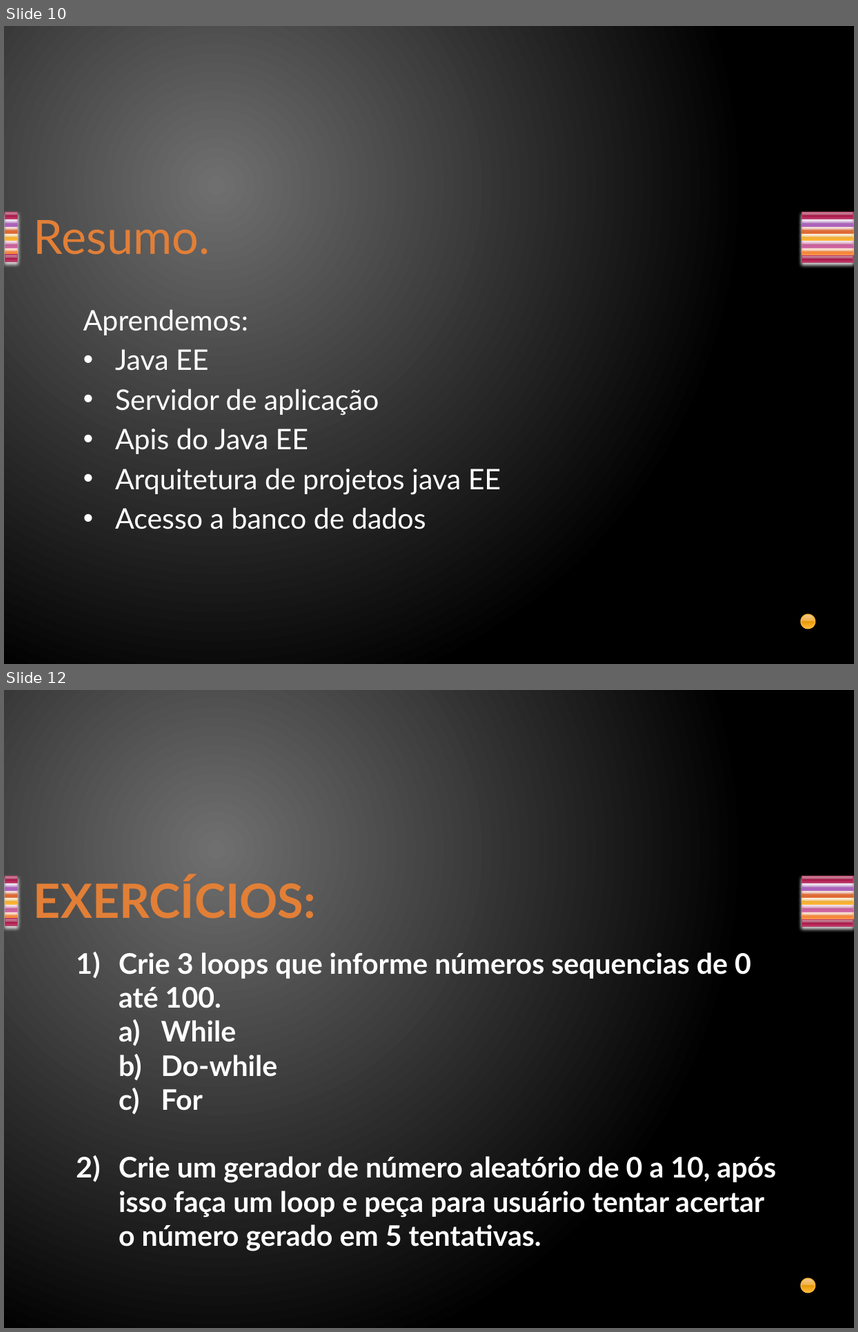
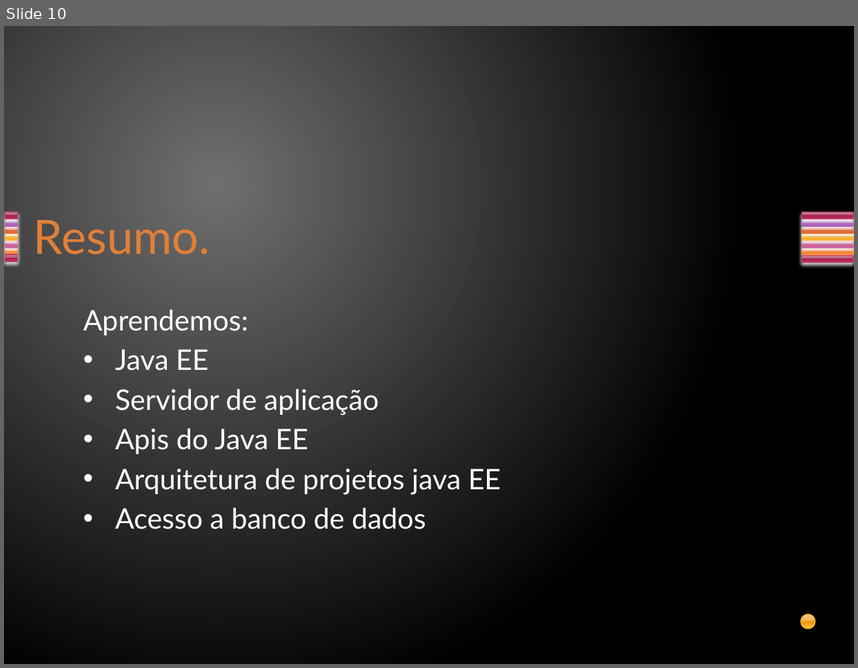
Before and after one commit to davirj9/javaAvancado, a slide deck: AulasAvancado/src/main/resources/br/com/Aula1/JavaEE.pptx. Shown one above the other, each under a label of ours: slides 10 and 12 before the commit, slide 10 after it; the slides between them are not shown. The pictures are 858x1332 and 858x668 pixels, drawn with LibreOffice and Linux fonts; fonts in the diff are those of the drawing. Boxes give left, top, right and bottom in pixels: in the first picture for what was removed or moved away, otherwise in the second. Text is boxed around its words. In the diff, an @@ line names an element or a change of style, - is before the commit and + after.

```diff
--- a/AulasAvancado/src/main/resources/br/com/Aula1/JavaEE.pptx
+++ b/AulasAvancado/src/main/resources/br/com/Aula1/JavaEE.pptx
@@ slide 12 removed at [4,690,854,1328], background gradient #707070 to #000000; not listed: 15 template elements that a slide beside it also shows @@
@@ title removed at [34,877,316,918] @@
-EXERCÍCIOS:
@@ text removed at [119,952,776,1251] @@
-1) Crie 3 loops que informe números sequencias de 0 até 100.
-  a) While
-  b) Do-while
-  c) For
-2) Crie um gerador de número aleatório de 0 a 10, após isso faça um loop e peça para usuário tentar acertar o número gerado em 5 tentativas.
```
Also in this commit, not shown: 2 slides added, 1 other slide removed, 2 other files.
